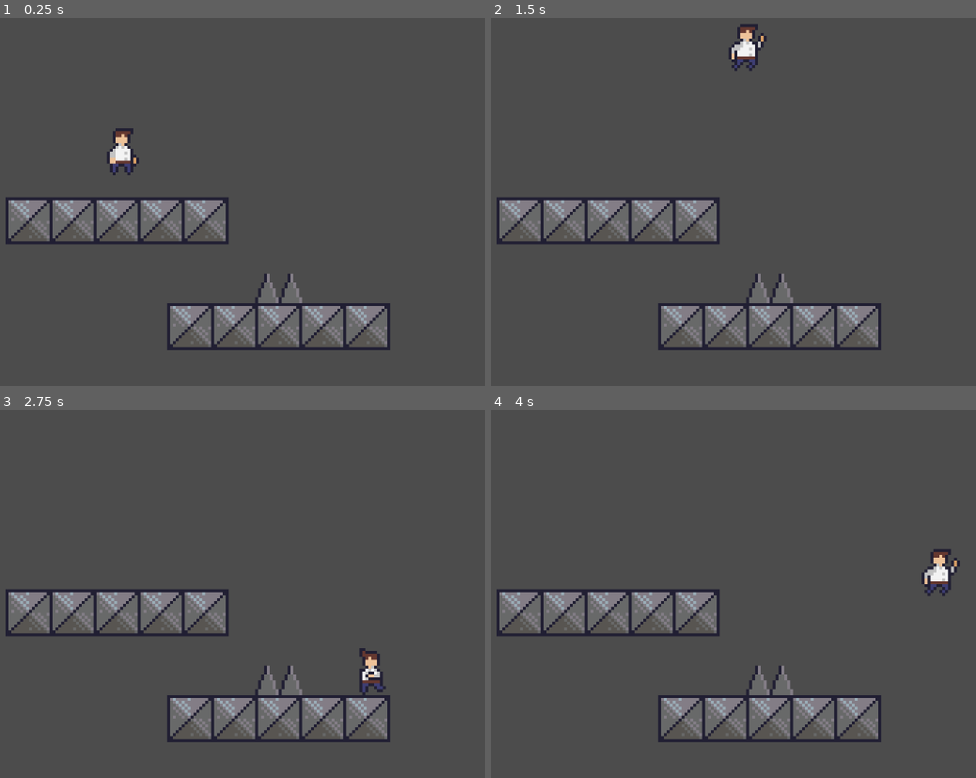
Above: before the commit, frames 1-4 (two rows, left to right).
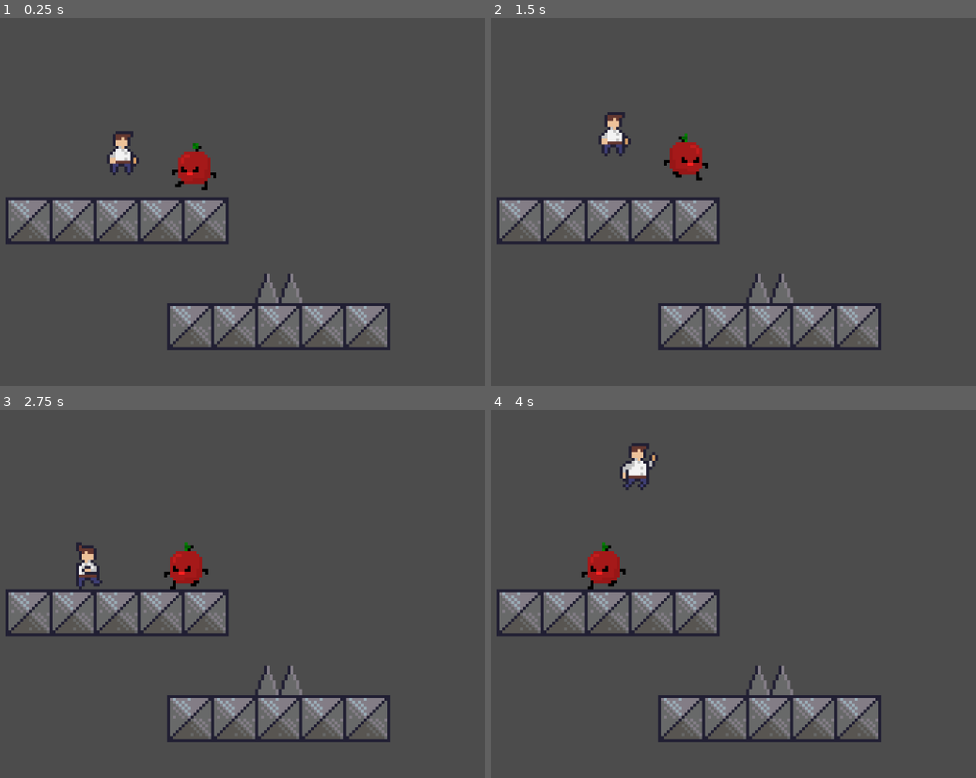
Above: after the commit, the same moments.

Repository: MichaelRRyan/godot-platformer-tutorial
Game: Godot game, scene res://Scenes/Gameplay.tscn
Two runs of this game, one before a commit and one after it. Both use one fixed random seed, a clock stepped at 60 frames per second and the inputs below.
Inputs:
- Up to frame 1 (0.25 s): no input
- Up to frame 2 (1.5 s): hold Right (move_right) from 0.53 s (still down); tap Space (jump) at 0.77 s
- Up to frame 3 (2.75 s): tap Space (jump) at 1.52 s; release Right (move_right) at 2.03 s; hold Left (move_left) from 2.03 s (still down)
- Up to frame 4 (4 s): release Left (move_left) at 2.78 s; hold Right (move_right) from 2.78 s (still down); tap Space (jump) at 3.02, 3.77 s

The runs differ from the first frame. In frame 1, 0.8% of the frame differs, in the area x 22-45%, y 29-47%; in frame 2, 1.7%; in frame 3, 1.5%; in frame 4, 1.8%, in the area x 18-97%, y 8-51%.

Commit message:
Added basic enemy

Diff:
--- /dev/null
+++ b/Scenes/Enemy.tscn
@@ -0,0 +1,43 @@
+[gd_scene load_steps=7 format=2]
+
+[ext_resource path="res://assets/images/enemy.png" type="Texture" id=1]
+[ext_resource path="res://scripts/Enemy.gd" type="Script" id=2]
+
+[sub_resource type="AtlasTexture" id=1]
+atlas = ExtResource( 1 )
+region = Rect2( 0, 0, 15, 16 )
+
+[sub_resource type="AtlasTexture" id=2]
+atlas = ExtResource( 1 )
+region = Rect2( 15, 0, 15, 16 )
+
+[sub_resource type="SpriteFrames" id=3]
+animations = [ {
+"frames": [ SubResource( 1 ), SubResource( 2 ) ],
+"loop": true,
+"name": "default",
+"speed": 6.0
+} ]
+
+[sub_resource type="RectangleShape2D" id=4]
+extents = Vector2( 8, 8 )
+
+[node name="Enemy" type="KinematicBody2D"]
+script = ExtResource( 2 )
+speed = 20.0
+
+[node name="AnimatedSprite" type="AnimatedSprite" parent="."]
+frames = SubResource( 3 )
+playing = true
+
+[node name="CollisionShape2D" type="CollisionShape2D" parent="."]
+visible = false
+shape = SubResource( 4 )
+
+[node name="WallCheckRay" type="RayCast2D" parent="."]
+enabled = true
+cast_to = Vector2( 10, 0 )
+
+[node name="GroundCheckRay" type="RayCast2D" parent="."]
+enabled = true
+cast_to = Vector2( 10, 10 )
--- a/Scenes/Gameplay.tscn
+++ b/Scenes/Gameplay.tscn
@@ -1,9 +1,10 @@
-[gd_scene load_steps=5 format=2]
+[gd_scene load_steps=6 format=2]
 
 [ext_resource path="res://Scenes/Player.tscn" type="PackedScene" id=1]
 [ext_resource path="res://Scenes/Platform.tscn" type="PackedScene" id=2]
 [ext_resource path="res://Scenes/Spike.tscn" type="PackedScene" id=3]
 [ext_resource path="res://scripts/Gameplay.gd" type="Script" id=4]
+[ext_resource path="res://Scenes/Enemy.tscn" type="PackedScene" id=5]
 
 [node name="Gameplay" type="Node2D"]
 script = ExtResource( 4 )
@@ -23,4 +24,7 @@
 zoom = Vector2( 0.25, 0.25 )
 
 [node name="Spike" parent="." instance=ExtResource( 3 )]
+
+[node name="Enemy" parent="." instance=ExtResource( 5 )]
+position = Vector2( 71.5005, 42.2074 )
 [connection signal="died" from="Player" to="." method="_on_Player_died"]
--- a/Scenes/Player.tscn
+++ b/Scenes/Player.tscn
@@ -64,6 +64,7 @@
 [node name="AnimatedSprite" type="AnimatedSprite" parent="."]
 frames = SubResource( 7 )
 animation = "idle"
+frame = 1
 playing = true
 
 [node name="CollisionShape2D" type="CollisionShape2D" parent="."]
--- /dev/null
+++ b/scripts/Enemy.gd
@@ -0,0 +1,35 @@
+extends KinematicBody2D
+
+export var speed : float = 100
+export var gravity : float = 100
+
+var velocity = Vector2()
+
+
+func _ready():
+	velocity.x = speed
+
+
+func _physics_process(delta):
+
+	velocity.y += gravity * delta
+
+	if $WallCheckRay.is_colliding():
+		var collider = $WallCheckRay.get_collider()
+
+		if collider.is_in_group("player"):
+			collider.take_damage()
+		else:
+			switch_direction()
+
+	elif !$GroundCheckRay.is_colliding():
+		switch_direction()
+
+	velocity = move_and_slide(velocity)
+
+
+func switch_direction():
+	velocity.x *= -1
+	$WallCheckRay.cast_to.x *= -1
+	$GroundCheckRay.cast_to.x *= -1
+	$AnimatedSprite.flip_h = velocity.x < 0.0
--- a/scripts/Player.gd
+++ b/scripts/Player.gd
@@ -58,5 +58,5 @@
 	velocity = move_and_slide(velocity, Vector2(0.0, -1.0))
 
 
-func on_touched_spike():
+func take_damage():
 	emit_signal("died")
--- a/scripts/Spike.gd
+++ b/scripts/Spike.gd
@@ -3,4 +3,4 @@
 
 func _on_Spike_body_entered(body):
 	if body.is_in_group("player"):
-		body.on_touched_spike()
+		body.take_damage()
Binary file added: assets/images/enemy.png
Not shown, added: assets/images/enemy.png.import
